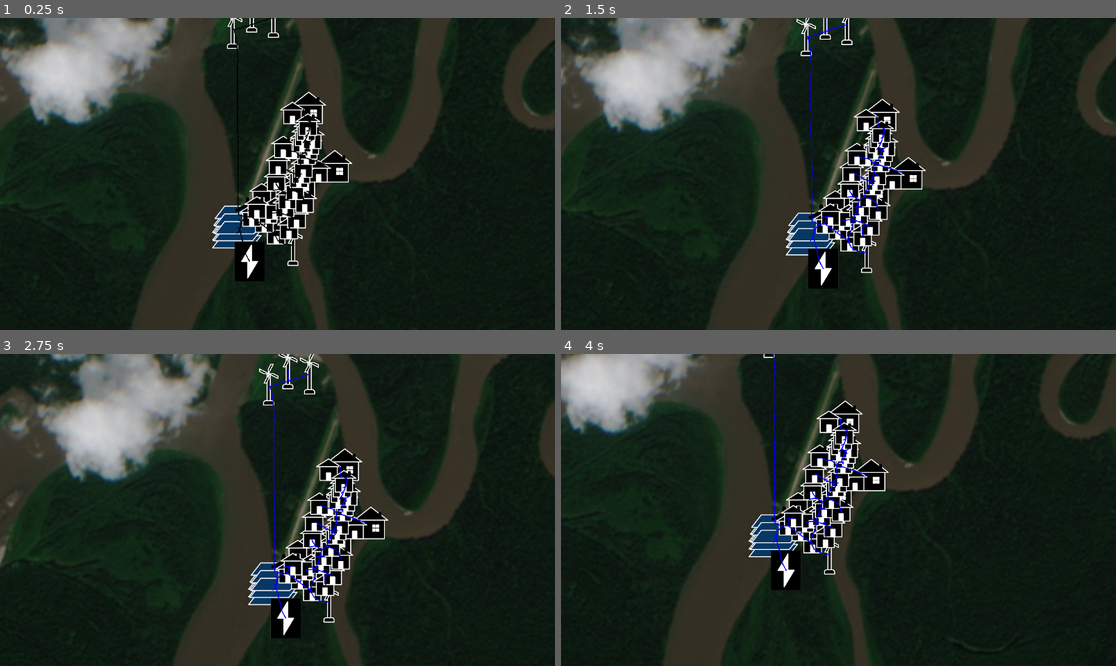
Above: before the commit, frames 1-4 (two rows, left to right).
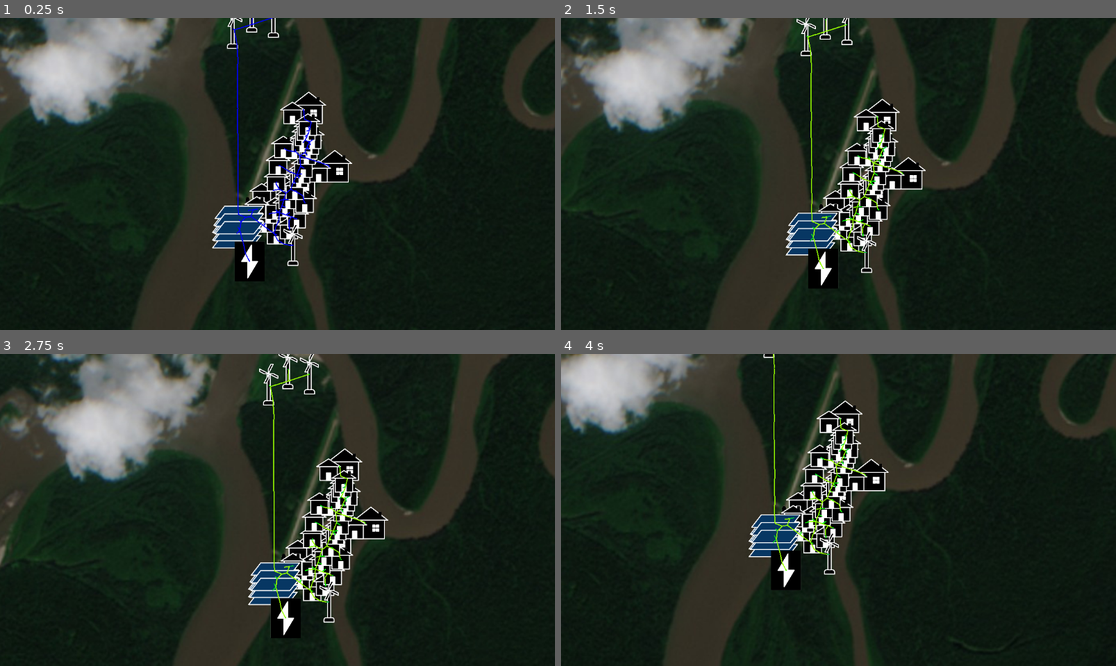
Above: after the commit, the same moments.

Repository: acmattson3/SymergySim
Game: Godot game, scene res://microgrid_simulation.tscn
Same seed, same stepped clock (60 frames per second), same inputs: the game is played once before the commit and once after it.
Inputs (mouse positions are in pixels of both pictures, inside the frame that each line leads up to):
- Up to frame 1 (0.25 s): no input
- Up to frame 2 (1.5 s): move the mouse to (960, 158) at 0.52 s; click (960, 158) at 0.67 s; tap Enter at 1.25 s; drag from (727, 189) to (810, 236) at 1.27 s
- Up to frame 3 (2.75 s): tap Space at 2 s; move the mouse to (333, 441) at 2.02 s; click (333, 441) at 2.17 s
- Up to frame 4 (4 s): tap Enter at 2.75 s; drag from (810, 572) to (672, 463) at 2.77 s; tap Space at 3.5 s; move the mouse to (1005, 556) at 3.52 s; click (1005, 556) at 3.67 s

The runs differ from the first frame. In frame 1, 0.9% of the frame differs, in the area x 41-60%, y 0-79%; in frame 2, 0.9%, in the area x 44-62%, y 0-81%; in frame 3, 0.9%; in frame 4, 0.8%.

Commit message:
Adjusted values. Fixed MQTT error with so much extra data.

Diff:
--- a/components/base_component.gd
+++ b/components/base_component.gd
@@ -26,11 +26,17 @@
 	queue_elapsed += delta
 	if queue_elapsed >= queue_interval:
 		queue_elapsed = 0.0
-		MQTTHandler.queue_message(TopicHandler.get_component_topic(id, "voltage"), JSON.stringify({"value": current_voltage, "unit": "V"}))
-		MQTTHandler.queue_message(TopicHandler.get_component_topic(id, "demand"), JSON.stringify({"value": current_demand, "unit": "A"}))
-		MQTTHandler.queue_message(TopicHandler.get_component_topic(id, "power"), JSON.stringify({"value": current_power, "unit": "kW"}))
-		MQTTHandler.queue_message(TopicHandler.get_component_topic(id, "energy"), JSON.stringify({"value": current_energy, "unit": "kWh"}))
-		MQTTHandler.queue_message(TopicHandler.get_component_topic(id, "status"), JSON.stringify({"value": current_status, "unit": "bool"}))
+		var type := "misc"
+		if self is SourceComponent:
+			type = "sources"
+		elif self is LoadComponent:
+			type = "loads"
+
+		MQTTHandler.queue_message(TopicHandler.get_component_topic(id, type, "voltage"), JSON.stringify({"value": current_voltage, "unit": "V"}))
+		MQTTHandler.queue_message(TopicHandler.get_component_topic(id, type, "demand"), JSON.stringify({"value": current_demand, "unit": "A"}))
+		MQTTHandler.queue_message(TopicHandler.get_component_topic(id, type, "power"), JSON.stringify({"value": current_power, "unit": "kW"}))
+		MQTTHandler.queue_message(TopicHandler.get_component_topic(id, type, "energy"), JSON.stringify({"value": current_energy, "unit": "kWh"}))
+		MQTTHandler.queue_message(TopicHandler.get_component_topic(id, type, "status"), JSON.stringify({"value": current_status, "unit": "bool"}))
 
 var update_voltage_elapsed: float = 0.2
 var update_voltage_interval: float = 0.2
--- a/components/sources/generator/generator.tscn
+++ b/components/sources/generator/generator.tscn
@@ -7,6 +7,7 @@
 [node name="Generator" instance=ExtResource("1_vgx6f")]
 script = ExtResource("2_or1me")
 fuel_type = 0
+Kd = 0.1
 
 [node name="GeneratorIcon" type="Sprite2D" parent="." index="0"]
 scale = Vector2(0.25, 0.25)
--- a/components/sources/renewable/renewable.tscn
+++ b/components/sources/renewable/renewable.tscn
@@ -8,6 +8,7 @@
 [node name="Renewable" instance=ExtResource("1_r6kon")]
 script = ExtResource("2_7wwl7")
 renewable_type = 0
+Kd = 0.1
 
 [node name="SolarIcon" type="Sprite2D" parent="." index="0"]
 visible = false
--- a/microgrid_simulation.gd
+++ b/microgrid_simulation.gd
@@ -171,6 +171,7 @@
 	MQTTHandler.received_message.connect(_on_received_message)
 	MQTTHandler.broker_connection_failed.connect(_on_broker_connection_failed)
 	MQTTHandler.published_messages.connect(_on_published_messages)
+	MQTTHandler.broker_disconnected.connect(_on_broker_disconnected)
 
 	MQTTHandler.connect_to_broker("tcp://test.mosquitto.org:1883")
 
@@ -264,7 +265,11 @@
 	publish_meterstructure(components_list)
 
 func _on_broker_connection_failed():
-	print("Broker connection failed!")
+	print("Broker connection failed! Trying again...")
+	MQTTHandler.connect_to_broker("tcp://test.mosquitto.org:1883")
+
+func _on_broker_disconnected():
+	print("Broker disconnected. Reconnecting...")
 	MQTTHandler.connect_to_broker("tcp://test.mosquitto.org:1883")
 
 func draw_connections() -> void:
--- a/microgrid_simulation.tscn
+++ b/microgrid_simulation.tscn
@@ -21,13 +21,258 @@
 
 [node name="Components" type="Node2D" parent="."]
 
+[node name="airport" parent="Components" instance=ExtResource("4_ner6p")]
+base_demand_kw = 215.0
+fluctuation = 75.0
+latitude = "61.7860707"
+longitude = "-156.5909679"
+
+[node name="HouseIcon" parent="Components/airport" index="1"]
+visible = false
+
+[node name="PlaneIcon" parent="Components/airport" index="2"]
+visible = true
+
+[node name="town_hall" parent="Components" instance=ExtResource("4_ner6p")]
+base_demand_kw = 87.5
+fluctuation = 37.5
+latitude = "61.7865816"
+longitude = "-156.5877328"
+
+[node name="BigHouseIcon" parent="Components/town_hall" index="0"]
+visible = true
+
+[node name="HouseIcon" parent="Components/town_hall" index="1"]
+visible = false
+
+[node name="post_office" parent="Components" instance=ExtResource("4_ner6p")]
+base_demand_kw = 46.0
+fluctuation = 12.5
+latitude = "61.7870898"
+longitude = "-156.5884642"
+
+[node name="BigHouseIcon" parent="Components/post_office" index="0"]
+visible = true
+
+[node name="HouseIcon" parent="Components/post_office" index="1"]
+visible = false
+
+[node name="church" parent="Components" instance=ExtResource("4_ner6p")]
+base_demand_kw = 25.0
+fluctuation = 12.5
+latitude = "61.7874488"
+longitude = "-156.5861216"
+
+[node name="BigHouseIcon" parent="Components/church" index="0"]
+visible = true
+
+[node name="HouseIcon" parent="Components/church" index="1"]
+visible = false
+
+[node name="water_pump" parent="Components" instance=ExtResource("4_ner6p")]
+base_demand_kw = 30.0
+fluctuation = 12.5
+latitude = "61.7882652"
+longitude = "-156.5826806"
+
+[node name="BigHouseIcon" parent="Components/water_pump" index="0"]
+visible = true
+
+[node name="HouseIcon" parent="Components/water_pump" index="1"]
+visible = false
+
+[node name="lumber_mill" parent="Components" instance=ExtResource("4_ner6p")]
+base_demand_kw = 165.0
+fluctuation = 125.0
+latitude = "61.7912369"
+longitude = "-156.5853439"
+
+[node name="BigHouseIcon" parent="Components/lumber_mill" index="0"]
+visible = true
+
+[node name="HouseIcon" parent="Components/lumber_mill" index="1"]
+visible = false
+
+[node name="residential0" parent="Components" instance=ExtResource("4_ner6p")]
+base_demand_kw = 12.5
+fluctuation = 5.0
+latitude = "61.7848327"
+longitude = "-156.5880482"
+
+[node name="residential1" parent="Components" instance=ExtResource("4_ner6p")]
+base_demand_kw = 12.5
+fluctuation = 5.0
+latitude = "61.7854376"
+longitude = "-156.5892472"
+
+[node name="residential2" parent="Components" instance=ExtResource("4_ner6p")]
+base_demand_kw = 12.5
+fluctuation = 5.0
+latitude = "61.7857342"
+longitude = "-156.5905347"
+
+[node name="residential3" parent="Components" instance=ExtResource("4_ner6p")]
+base_demand_kw = 12.5
+fluctuation = 5.0
+latitude = "61.7858974"
+longitude = "-156.5888744"
+
+[node name="residential4" parent="Components" instance=ExtResource("4_ner6p")]
+base_demand_kw = 12.5
+fluctuation = 5.0
+latitude = "61.7860975"
+longitude = "-156.5881596"
+
+[node name="residential5" parent="Components" instance=ExtResource("4_ner6p")]
+base_demand_kw = 12.5
+fluctuation = 5.0
+latitude = "61.7859733"
+longitude = "-156.586738"
+
+[node name="residential6" parent="Components" instance=ExtResource("4_ner6p")]
+base_demand_kw = 12.5
+fluctuation = 5.0
+latitude = "61.7850983"
+longitude = "-156.5867273"
+
+[node name="residential7" parent="Components" instance=ExtResource("4_ner6p")]
+base_demand_kw = 12.5
+fluctuation = 5.0
+latitude = "61.7856537"
+longitude = "-156.5859655"
+
+[node name="residential8" parent="Components" instance=ExtResource("4_ner6p")]
+base_demand_kw = 12.5
+fluctuation = 5.0
+latitude = "61.786225"
+longitude = "-156.5871469"
+
+[node name="residential9" parent="Components" instance=ExtResource("4_ner6p")]
+base_demand_kw = 12.5
+fluctuation = 5.0
+latitude = "61.7866273"
+longitude = "-156.5868508"
+
+[node name="residential10" parent="Components" instance=ExtResource("4_ner6p")]
+base_demand_kw = 12.5
+fluctuation = 5.0
+latitude = "61.7864472"
+longitude = "-156.5851449"
+
+[node name="residential11" parent="Components" instance=ExtResource("4_ner6p")]
+base_demand_kw = 12.5
+fluctuation = 5.0
+latitude = "61.7870997"
+longitude = "-156.5861304"
+
+[node name="residential12" parent="Components" instance=ExtResource("4_ner6p")]
+base_demand_kw = 12.5
+fluctuation = 5.0
+latitude = "61.7875392"
+longitude = "-156.5880412"
+
+[node name="residential13" parent="Components" instance=ExtResource("4_ner6p")]
+base_demand_kw = 12.5
+fluctuation = 5.0
+latitude = "61.7877068"
+longitude = "-156.5857362"
+
+[node name="residential14" parent="Components" instance=ExtResource("4_ner6p")]
+base_demand_kw = 12.5
+fluctuation = 5.0
+latitude = "61.7879382"
+longitude = "-156.5854987"
+
+[node name="residential15" parent="Components" instance=ExtResource("4_ner6p")]
+base_demand_kw = 12.5
+fluctuation = 5.0
+latitude = "61.7882215"
+longitude = "-156.5852731"
+
+[node name="residential16" parent="Components" instance=ExtResource("4_ner6p")]
+base_demand_kw = 12.5
+fluctuation = 5.0
+latitude = "61.7883831"
+longitude = "-156.5878386"
+
+[node name="residential17" parent="Components" instance=ExtResource("4_ner6p")]
+base_demand_kw = 12.5
+fluctuation = 5.0
+latitude = "61.7888866"
+longitude = "-156.5849552"
+
+[node name="residential18" parent="Components" instance=ExtResource("4_ner6p")]
+base_demand_kw = 12.5
+fluctuation = 5.0
+latitude = "61.7891855"
+longitude = "-156.5861719"
+
+[node name="residential19" parent="Components" instance=ExtResource("4_ner6p")]
+base_demand_kw = 12.5
+fluctuation = 5.0
+latitude = "61.789235"
+longitude = "-156.587304"
+
+[node name="residential20" parent="Components" instance=ExtResource("4_ner6p")]
+base_demand_kw = 12.5
+fluctuation = 5.0
+latitude = "61.7891572"
+longitude = "-156.5847849"
+
+[node name="residential21" parent="Components" instance=ExtResource("4_ner6p")]
+base_demand_kw = 12.5
+fluctuation = 5.0
+latitude = "61.7893984"
+longitude = "-156.5846058"
+
+[node name="residential22" parent="Components" instance=ExtResource("4_ner6p")]
+base_demand_kw = 12.5
+fluctuation = 5.0
+latitude = "61.7895255"
+longitude = "-156.5854102"
+
+[node name="residential23" parent="Components" instance=ExtResource("4_ner6p")]
+base_demand_kw = 12.5
+fluctuation = 5.0
+latitude = "61.7861519"
+longitude = "-156.590008"
+
+[node name="residential24" parent="Components" instance=ExtResource("4_ner6p")]
+base_demand_kw = 12.5
+fluctuation = 5.0
+latitude = "61.78984"
+longitude = "-156.585199"
+
+[node name="residential25" parent="Components" instance=ExtResource("4_ner6p")]
+base_demand_kw = 12.5
+fluctuation = 5.0
+latitude = "61.7896904"
+longitude = "-156.5843728"
+
+[node name="residential26" parent="Components" instance=ExtResource("4_ner6p")]
+base_demand_kw = 12.5
+fluctuation = 5.0
+latitude = "61.7901113"
+longitude = "-156.5849951"
+
+[node name="residential27" parent="Components" instance=ExtResource("4_ner6p")]
+base_demand_kw = 12.5
+fluctuation = 5.0
+latitude = "61.79037"
+longitude = "-156.5848127"
+
 [node name="hydro_plant" parent="Components" instance=ExtResource("2_pg42q")]
-max_power_rating = 500.0
+max_power_rating = 30.0
+Kp = 2.0
+Kd = 0.1
 latitude = "61.7842926"
 longitude = "-156.5863759"
 
 [node name="solar0" parent="Components" instance=ExtResource("2_pg42q")]
-max_power_rating = 100.0
+renewable_type = 1
+max_power_rating = 10.0
+Kp = 2.0
+Kd = 0.1
 latitude = "61.7848791"
 longitude = "-156.5921523"
 
@@ -38,7 +283,10 @@
 visible = false
 
 [node name="solar1" parent="Components" instance=ExtResource("2_pg42q")]
-max_power_rating = 100.0
+renewable_type = 1
+max_power_rating = 10.0
+Kp = 2.0
+Kd = 0.1
 latitude = "61.7852442"
 longitude = "-156.5920129"
 
@@ -49,7 +297,10 @@
 visible = false
 
 [node name="solar2" parent="Components" instance=ExtResource("2_pg42q")]
-max_power_rating = 100.0
+renewable_type = 1
+max_power_rating = 10.0
+Kp = 2.0
+Kd = 0.1
 latitude = "61.7855917"
 longitude = "-156.5918841"
 
@@ -60,201 +311,41 @@
 visible = false
 
 [node name="turbine0" parent="Components" instance=ExtResource("2_pg42q")]
-max_power_rating = 1000.0
+renewable_type = 2
+max_power_rating = 15.0
+Kp = 2.0
+Kd = 0.1
 latitude = "61.7953497"
 longitude = "-156.5925347"
 
 [node name="turbine1" parent="Components" instance=ExtResource("2_pg42q")]
-max_power_rating = 1000.0
+renewable_type = 2
+max_power_rating = 15.0
+Kp = 2.0
+Kd = 0.1
 latitude = "61.7959126"
 longitude = "-156.5883827"
 
 [node name="turbine2" parent="Components" instance=ExtResource("2_pg42q")]
-max_power_rating = 1000.0
+renewable_type = 2
+max_power_rating = 15.0
+Kp = 2.0
+Kd = 0.1
 latitude = "61.7961813"
 longitude = "-156.5905821"
 
-[node name="generator1" parent="Components" instance=ExtResource("4_j5frb")]
-max_power_rating = 5000.0
+[node name="generator0" parent="Components" instance=ExtResource("4_j5frb")]
+fuel_type = 1
+max_power_rating = 200.0
+Kp = 2.0
+Kd = 0.1
 latitude = "61.7834576"
 longitude = "-156.5907875"
-
-[node name="airport" parent="Components" instance=ExtResource("4_ner6p")]
-latitude = "61.7860707"
-longitude = "-156.5909679"
-
-[node name="HouseIcon" parent="Components/airport" index="1"]
-visible = false
-
-[node name="PlaneIcon" parent="Components/airport" index="2"]
-visible = true
-
-[node name="town_hall" parent="Components" instance=ExtResource("4_ner6p")]
-latitude = "61.7865816"
-longitude = "-156.5877328"
-
-[node name="BigHouseIcon" parent="Components/town_hall" index="0"]
-visible = true
-
-[node name="HouseIcon" parent="Components/town_hall" index="1"]
-visible = false
-
-[node name="post_office" parent="Components" instance=ExtResource("4_ner6p")]
-latitude = "61.7870898"
-longitude = "-156.5884642"
-
-[node name="BigHouseIcon" parent="Components/post_office" index="0"]
-visible = true
-
-[node name="HouseIcon" parent="Components/post_office" index="1"]
-visible = false
-
-[node name="church" parent="Components" instance=ExtResource("4_ner6p")]
-latitude = "61.7874488"
-longitude = "-156.5861216"
-
-[node name="BigHouseIcon" parent="Components/church" index="0"]
-visible = true
-
-[node name="HouseIcon" parent="Components/church" index="1"]
-visible = false
-
-[node name="water_pump" parent="Components" instance=ExtResource("4_ner6p")]
-latitude = "61.7882652"
-longitude = "-156.5826806"
-
-[node name="BigHouseIcon" parent="Components/water_pump" index="0"]
-visible = true
-
-[node name="HouseIcon" parent="Components/water_pump" index="1"]
-visible = false
-
-[node name="lumber_mill" parent="Components" instance=ExtResource("4_ner6p")]
-latitude = "61.7912369"
-longitude = "-156.5853439"
-
-[node name="BigHouseIcon" parent="Components/lumber_mill" index="0"]
-visible = true
-
-[node name="HouseIcon" parent="Components/lumber_mill" index="1"]
-visible = false
-
-[node name="residential0" parent="Components" instance=ExtResource("4_ner6p")]
-latitude = "61.7848327"
-longitude = "-156.5880482"
-
-[node name="residential1" parent="Components" instance=ExtResource("4_ner6p")]
-latitude = "61.7854376"
-longitude = "-156.5892472"
-
-[node name="residential2" parent="Components" instance=ExtResource("4_ner6p")]
-latitude = "61.7857342"
-longitude = "-156.5905347"
-
-[node name="residential3" parent="Components" instance=ExtResource("4_ner6p")]
-latitude = "61.7858974"
-longitude = "-156.5888744"
-
-[node name="residential4" parent="Components" instance=ExtResource("4_ner6p")]
-latitude = "61.7860975"
-longitude = "-156.5881596"
-
-[node name="residential5" parent="Components" instance=ExtResource("4_ner6p")]
-latitude = "61.7859733"
-longitude = "-156.586738"
-
-[node name="residential6" parent="Components" instance=ExtResource("4_ner6p")]
-latitude = "61.7850983"
-longitude = "-156.5867273"
-
-[node name="residential7" parent="Components" instance=ExtResource("4_ner6p")]
-latitude = "61.7856537"
-longitude = "-156.5859655"
-
-[node name="residential8" parent="Components" instance=ExtResource("4_ner6p")]
-latitude = "61.786225"
-longitude = "-156.5871469"
-
-[node name="residential9" parent="Components" instance=ExtResource("4_ner6p")]
-latitude = "61.7866273"
-longitude = "-156.5868508"
-
-[node name="residential10" parent="Components" instance=ExtResource("4_ner6p")]
-latitude = "61.7864472"
-longitude = "-156.5851449"
-
-[node name="residential11" parent="Components" instance=ExtResource("4_ner6p")]
-latitude = "61.7870997"
-longitude = "-156.5861304"
-
-[node name="residential12" parent="Components" instance=ExtResource("4_ner6p")]
-latitude = "61.7875392"
-longitude = "-156.5880412"
-
-[node name="residential13" parent="Components" instance=ExtResource("4_ner6p")]
-latitude = "61.7877068"
-longitude = "-156.5857362"
-
-[node name="residential14" parent="Components" instance=ExtResource("4_ner6p")]
-latitude = "61.7879382"
-longitude = "-156.5854987"
-
-[node name="residential15" parent="Components" instance=ExtResource("4_ner6p")]
-latitude = "61.7882215"
-longitude = "-156.5852731"
-
-[node name="residential16" parent="Components" instance=ExtResource("4_ner6p")]
-latitude = "61.7883831"
-longitude = "-156.5878386"
-
-[node name="residential17" parent="Components" instance=ExtResource("4_ner6p")]
-latitude = "61.7888866"
-longitude = "-156.5849552"
-
-[node name="residential18" parent="Components" instance=ExtResource("4_ner6p")]
-latitude = "61.7891855"
-longitude = "-156.5861719"
-
-[node name="residential19" parent="Components" instance=ExtResource("4_ner6p")]
-latitude = "61.789235"
-longitude = "-156.587304"
-
-[node name="residential20" parent="Components" instance=ExtResource("4_ner6p")]
-latitude = "61.7891572"
-longitude = "-156.5847849"
-
-[node name="residential21" parent="Components" instance=ExtResource("4_ner6p")]
-latitude = "61.7893984"
-longitude = "-156.5846058"
-
-[node name="residential22" parent="Components" instance=ExtResource("4_ner6p")]
-latitude = "61.7895255"
-longitude = "-156.5854102"
-
-[node name="residential23" parent="Components" instance=ExtResource("4_ner6p")]
-latitude = "61.7861519"
-longitude = "-156.590008"
-
-[node name="residential24" parent="Components" instance=ExtResource("4_ner6p")]
-latitude = "61.78984"
-longitude = "-156.585199"
-
-[node name="residential25" parent="Components" instance=ExtResource("4_ner6p")]
-latitude = "61.7896904"
-longitude = "-156.5843728"
-
-[node name="residential26" parent="Components" instance=ExtResource("4_ner6p")]
-latitude = "61.7901113"
-longitude = "-156.5849951"
-
-[node name="residential27" parent="Components" instance=ExtResource("4_ner6p")]
-latitude = "61.79037"
-longitude = "-156.5848127"
 
 [node name="pole0" parent="Components" node_paths=PackedStringArray("connections") instance=ExtResource("6_mwqxn")]
 latitude = "61.7835201"
 longitude = "-156.5908702"
-connections = [NodePath("../generator1"), NodePath("../pole1")]
+connections = [NodePath("../generator0"), NodePath("../pole1")]
 
 [node name="pole1" parent="Components" node_paths=PackedStringArray("connections") instance=ExtResource("6_mwqxn")]
 latitude = "61.7838702"
--- a/mqtt_handler.gd
+++ b/mqtt_handler.gd
@@ -14,9 +14,9 @@
 @export var binary_messages = false
 @export var ping_interval = 30
 
-var socket = null
-var sslsocket = null
-var websocket = null
+var socket: StreamPeerTCP = null
+var sslsocket: StreamPeerTLS = null
+var websocket: WebSocketPeer = null
 
 const BCM_NOCONNECTION = 0
 const BCM_WAITING_WEBSOCKET_CONNECTION = 1
@@ -61,7 +61,7 @@
 signal broker_disconnected()
 signal broker_connection_failed()
 signal publish_acknowledge(pid)
-signal published_messages(messages: Dictionary)
+signal published_messages(messages: Array[Dictionary])
 
 var received_buffer : PackedByteArray = PackedByteArray()
 
@@ -82,10 +82,11 @@
 	if sslsocket != null:
 		var sslsocket_status = sslsocket.get_status()
 		if sslsocket_status == StreamPeerTLS.STATUS_CONNECTED or sslsocket_status == StreamPeerTLS.STATUS_HANDSHAKING:
-			var E = sslsocket.poll()
-			if E != 0:
-				printerr("Socket poll error: ", E)
-				return E
+			sslsocket.poll()
+			#var E = sslsocket.poll()
+			#if E != 0:
+			#	printerr("Socket poll error: ", E)
+			#	return E
 			var n = sslsocket.get_available_bytes()
 			if n == -1:
 				printerr("get_available_bytes returned -1")
@@ -119,20 +120,27 @@
 var ping_ticks_next_0 = 0
 
 var buffered_messages := {}
+var messages_to_publish: Array[Dictionary] = []
 func queue_message(topic: String, payload: String):
 	buffered_messages[topic] = payload
 
+var publishing: bool = false
 func publish_buffered_messages():
-	if buffered_messages == {}:
+	if publishing or buffered_messages == {}:
 		return # Nothing to process!
+	messages_to_publish = []
 	for topic in buffered_messages.keys():
+		messages_to_publish.append({"topic": topic, "msg": buffered_messages[topic]})
 		#publish(topic, buffered_messages[topic])
-		pass
-
-	published_messages.emit(buffered_messages)
+		#pass
+	publishing = true
+	published_messages.emit(messages_to_publish)
 
 	buffered_messages = {}
 
+var has_set_range: bool = false
+var curr_range: int = 1
+var num_send_data_frames: int = 90 # How many frames do we send our messages over? Too few leads to errors.
 var send_data_elapsed: float = 1.0
 var send_data_interval: float = 1.0
 func _process(delta):
@@ -140,6 +148,20 @@
 	if send_data_elapsed >= send_data_interval and broker_connect_mode == BCM_CONNECTED:
 		publish_buffered_messages()
 		send_data_elapsed = 0.0
+
+	if publishing:
+		if not has_set_range:
+			curr_range = len(messages_to_publish)/num_send_data_frames
+			curr_range = curr_range if curr_range > 0 else 1
+			has_set_range = true
+		for i in range(curr_range):
+			var next_message = messages_to_publish.pop_back()
+			if next_message != null:
+				publish(next_message.topic, next_message.msg)
+			else:
+				publishing = false
+				has_set_range = false
+				break
 
 	if broker_connect_mode == BCM_NOCONNECTION:
 		pass
@@ -212,9 +234,9 @@
 
 func _ready():
 	regex_broker_url.compile('^(tcp://|wss://|ws://|ssl://)?([^:\\s]+)(:\\d+)?(/\\S*)?$')
-	if client_id == "":
-		randomize()
-		client_id = "rr%d" % randi()
+	#if client_id == "":
+	randomize()
+	client_id = "rr%d" % randi()
 
 func set_last_will(s_topic, s_msg, retain=false, qos=0):
 	assert((0 <= qos) and (qos <= 2))
@@ -348,13 +370,11 @@
 
 	return true
 
-
 func disconnect_from_server():
 	if broker_connect_mode == BCM_CONNECTED:
 		send_data(PackedByteArray([0xE0, 0x00]))
 		emit_signal("broker_disconnected")
 	cleanup_sockets()
-
 
 func publish(stopic, smsg, retain=false, qos=0):
 	var msg = smsg.to_ascii_buffer() if not binary_messages else smsg
--- a/project.godot
+++ b/project.godot
@@ -27,6 +27,7 @@
 gdscript/warnings/incompatible_ternary=0
 gdscript/warnings/assert_always_true=0
 gdscript/warnings/assert_always_false=0
+gdscript/warnings/integer_division=0
 
 [physics]
 
--- a/topic_handler.gd
+++ b/topic_handler.gd
@@ -2,7 +2,7 @@
 
 const BASE_TOPIC = "symergygrid/"
 
-func get_component_topic(component_id: String, category: String, metric: String = "") -> String:
-	var topic = BASE_TOPIC+"components/"+component_id+"/"+category
+func get_component_topic(component_id: String, type: String, category: String, metric: String = "") -> String:
+	var topic = BASE_TOPIC+"components/"+type+"/"+component_id+"/"+category
 	topic += "/"+metric if metric != "" else ""
 	return topic
--- a/voltage_manager.gd
+++ b/voltage_manager.gd
@@ -5,19 +5,21 @@
 		current_voltage = max(0.0, value)
 var avg_voltage := 0.0
 
-#var print_elapsed: float = 0.25
-#var print_interval: float = 0.25
-#func _process(delta: float) -> void:
-	#print_elapsed += delta
-	#if print_elapsed >= print_interval:
-		#print_elapsed = 0.0
-		#print(current_voltage)
+var print_elapsed: float = 0.25
+var print_interval: float = 0.25
+func _process(delta: float) -> void:
+	print_elapsed += delta
+	if print_elapsed >= print_interval:
+		print_elapsed = 0.0
+		print(avg_voltage)
 
-func _physics_process(delta: float) -> void:
-	avg_voltage = current_voltage
+#func _physics_process(delta: float) -> void:
+	#avg_voltage = current_voltage if current_voltage > avg_voltage else avg_voltage
+
 
 func change_voltage(value: float) -> void:
-	current_voltage = lerpf(current_voltage, current_voltage+value, 0.5)
+	current_voltage = lerpf(current_voltage, current_voltage+value, 0.55)
+	avg_voltage = lerpf(avg_voltage, current_voltage, 0.35)
 
 func get_current_voltage():
 	return current_voltage
Not shown: 1 places in microgrid_simulation.tscn that only renumber resources
